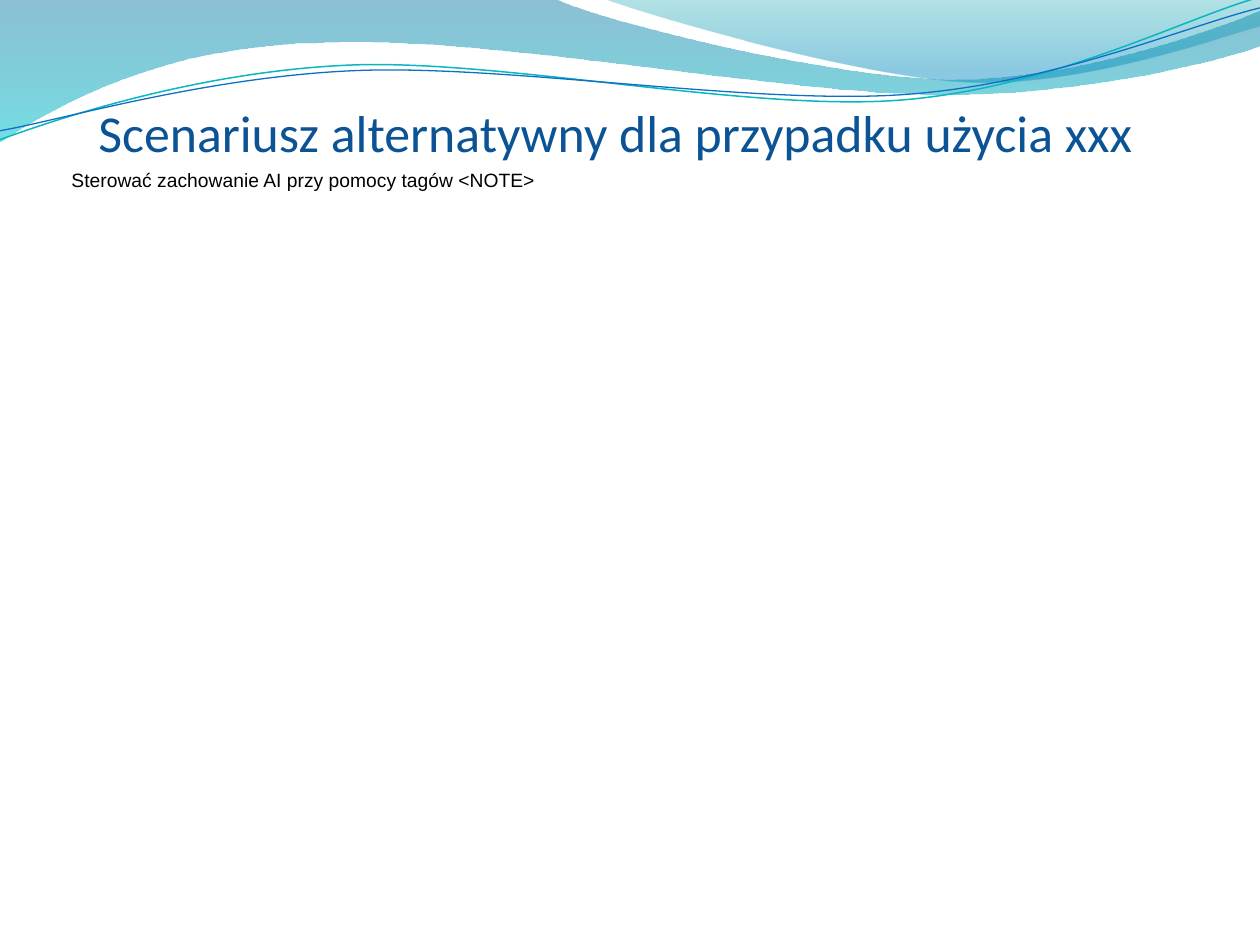
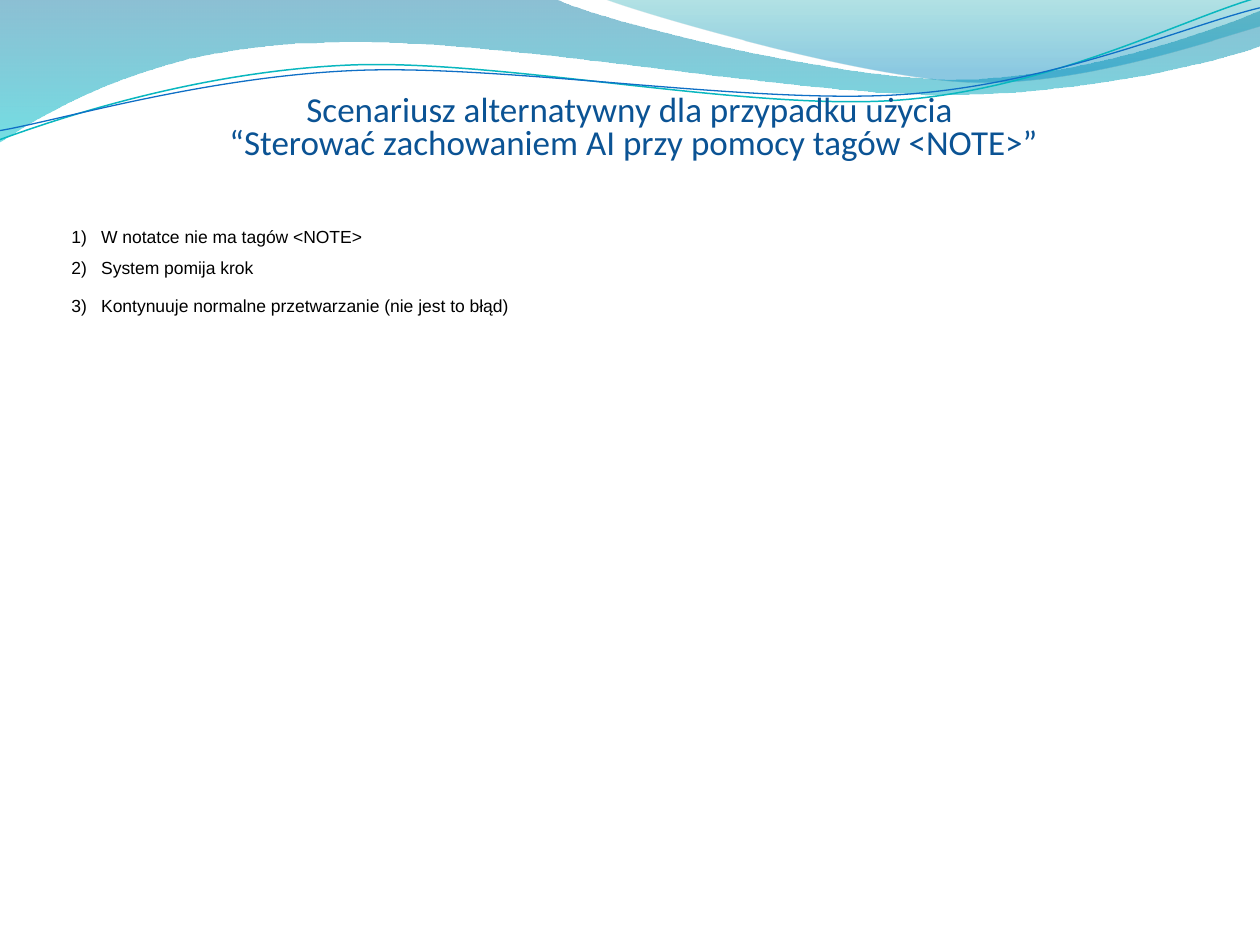
Before and after one commit to Manomenu/okno-mpsi-2026, a slide deck: slide 15 of Przeglad_koncowy_notes_ai.pptx. Drawn at 1260x945 pixels with LibreOffice and Linux fonts; fonts in the diff are those of the drawing; background and template pictures are left out. Boxes give left, top, right and bottom in pixels: in the first picture for what was removed or moved away, otherwise in the second. Text is boxed around its words. In the diff, an @@ line names an element or a change of style, - is before the commit and + after.

```diff
--- a/Przeglad_koncowy_notes_ai.pptx
+++ b/Przeglad_koncowy_notes_ai.pptx
@@ freeform shape at [0,0,1260,147]: outline redrawn @@
@@ title at [229,93,1038,161]: text changed; size 29.6 to 20 pt @@
-Scenariusz alternatywny dla przypadku użycia xxx
+Scenariusz alternatywny dla przypadku użycia
+“Sterować zachowaniem AI przy pomocy tagów <NOTE>”
@@ text removed at [71,172,534,191] @@
-Sterować zachowanie AI przy pomocy tagów <NOTE>
@@ text added at [101,230,509,316], 10 pt, text #000000 @@
+1) W notatce nie ma tagów <NOTE>
+2) System pomija krok
+3) Kontynuuje normalne przetwarzanie (nie jest to błąd)
```
Also in this commit, not shown: 61 other slides changed, 1 slide added, 1 slide removed, 1 other file.
